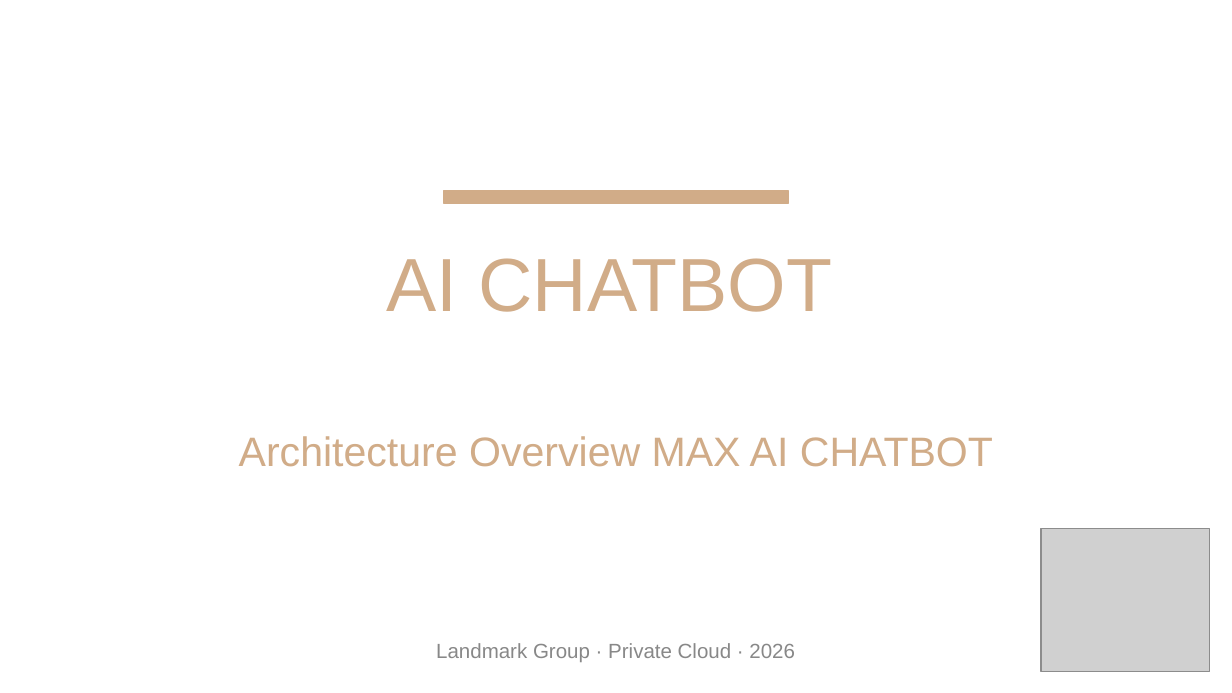
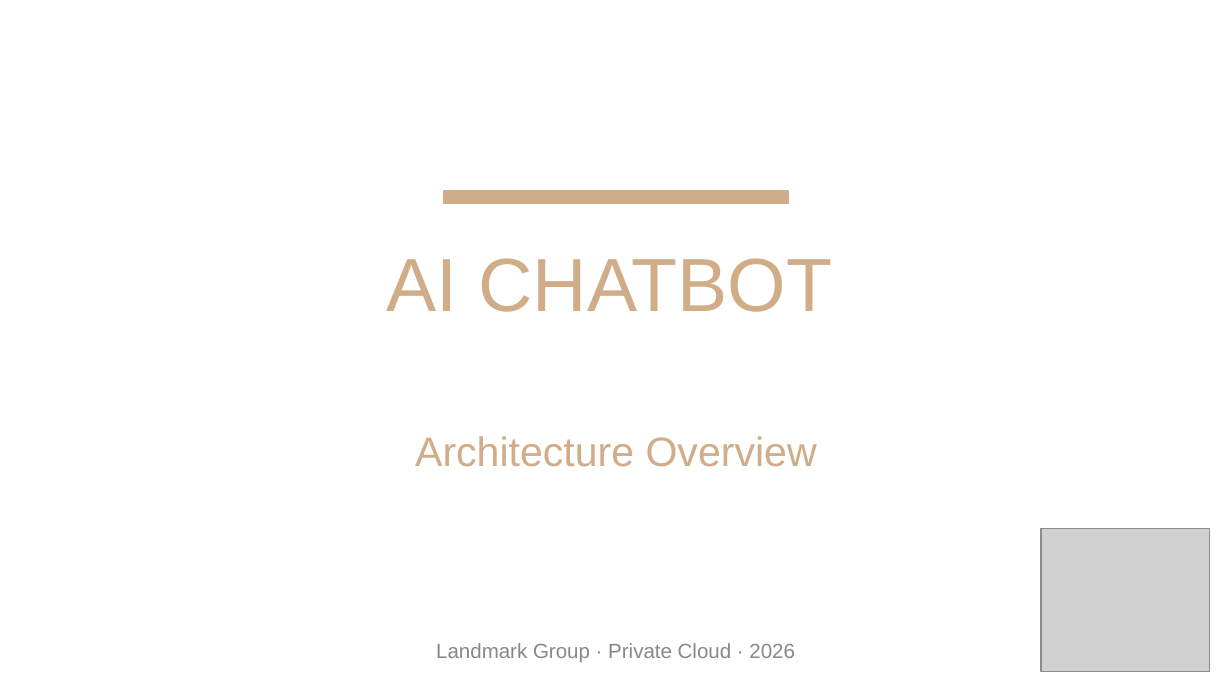
Before and after one commit to jagnyadatta67/lmg-chatbot, a slide deck: slide 1 of LOIPL_Chatbot_Architecture.pptx. Drawn at 1232x693 pixels with LibreOffice and Linux fonts; fonts in the diff are those of the drawing; grey boxes stand for pictures. Boxes give left, top, right and bottom in pixels: in the first picture for what was removed or moved away, otherwise in the second. Text is boxed around its words. In the diff, an @@ line names an element or a change of style, - is before the commit and + after.

```diff
--- a/LOIPL_Chatbot_Architecture.pptx
+++ b/LOIPL_Chatbot_Architecture.pptx
@@ text at (415, 436, 817, 467): text changed @@
-Architecture Overview MAX AI CHATBOT
+Architecture Overview
```
Also in this commit, not shown: 5 other slides changed, 9 other files.
